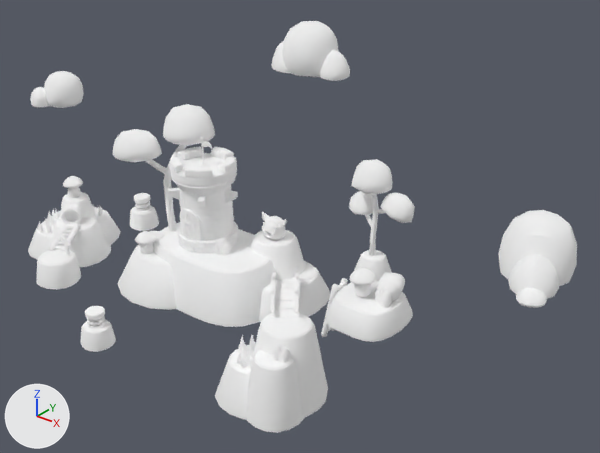
A saved change to the glTF model project/main/demo_scenes/platformer/assets/platformer.glb.
Both versions are drawn from a 50 mm lens placed at (69.6, -71.3, 57.1), pointed at (9.9, 3.3, 10.8). Lighting does not change. The marker at lower left points along +X, +Y and +Z. Where no turn or scale is listed for an object, it has been applied to the vertices.
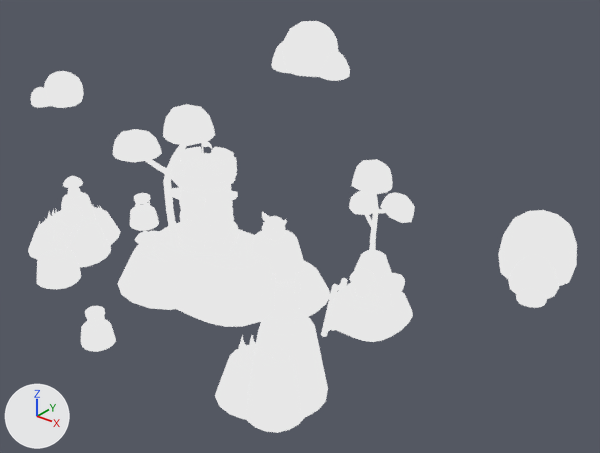
Where the change shows, as pixel boxes (x1, y1, x2, y2) in the pictures (600 x 453 px):
'RockPlatforms_2.001', recoloured, surface changed: (117, 222, 330, 327) in both
'RockPlatforms_1.001', recoloured, surface changed: (215, 313, 328, 433) in both
'Tower.001', recoloured, surface changed: (167, 137, 239, 253) in both
'Resource_Tree2.001', recoloured, surface changed: (113, 106, 215, 232) in both
'Cloud_2.001', recoloured, surface changed: (271, 23, 350, 81) in both
'RockPlatforms_Large.001', recoloured, surface changed: (326, 281, 413, 342) in both
'RockPlatforms_3.001', recoloured, surface changed: (28, 192, 121, 268) in both
'Resource_Tree1.001', recoloured, surface changed: (349, 160, 415, 256) in both
'Cloud_1.001', recoloured, surface changed: (30, 74, 84, 108) in both
'RockPlatform_Tall.001', recoloured, surface changed: (36, 249, 81, 290) in both
'RockPlatforms_Medium.004', recoloured, surface changed: (81, 319, 116, 352) in both
'RockPlatforms_Medium.002', recoloured, surface changed: (354, 250, 391, 282) in both
'RockPlatforms_Medium.005', recoloured, surface changed: (130, 204, 159, 231) in both
'Mushnub_Blob', recoloured, surface changed: (349, 268, 376, 297) in both
'Enemy_Body', recoloured, surface changed: (263, 217, 286, 240) in both
'Pipe_End.001', recoloured, surface changed: (61, 204, 83, 225) in both
'Bouncer_Plane.002', recoloured, surface changed: (85, 306, 105, 328) in both
'Mushnub_Blob.001', recoloured, surface changed: (135, 231, 157, 254) in both
'Stairs.001', recoloured, surface changed: (321, 278, 348, 337) in both
'Mushnub_Blob.002', recoloured, surface changed: (63, 177, 83, 198) in both
'Tower_Door.001', recoloured, surface changed: (181, 213, 196, 240) in both
'Grass_3.002', recoloured, surface changed: (272, 346, 290, 363) in both
'Bouncer_Plane.001', recoloured, surface changed: (134, 193, 151, 211) in both
'Grass_3.001', recoloured, surface changed: (215, 240, 231, 255) in both
'Spikes.001', recoloured, surface changed: (238, 335, 256, 353) in both
'Enemy_Face', recoloured: (262, 212, 287, 237) in both
'Arrow_Side.001', recoloured, surface changed: (60, 234, 70, 256) in both
'Spikes.005', recoloured, surface changed: (92, 205, 104, 216) in both
'Enemy_Eyes', recoloured: (262, 225, 277, 235) in both

What changed in the scene script:
```text
Change mat_platformer:
    mat_platformer.base_color: (1.0, 1.0, 1.0) -> (0.0, 0.0, 0.0)  # white #ffffff -> black #000000
    add mat_platformer.emission_strength = 0.8
Change mat_platformer_001:
    mat_platformer_001.base_color: (1.0, 1.0, 1.0) -> (0.0, 0.0, 0.0)  # white #ffffff -> black #000000
Change mat_platformerunlit_001:
    mat_platformerunlit_001.base_color: (1.0, 1.0, 1.0) -> (0.0, 0.0, 0.0)  # white #ffffff -> black #000000
    add mat_platformerunlit_001.emission_strength = 0.8
```
